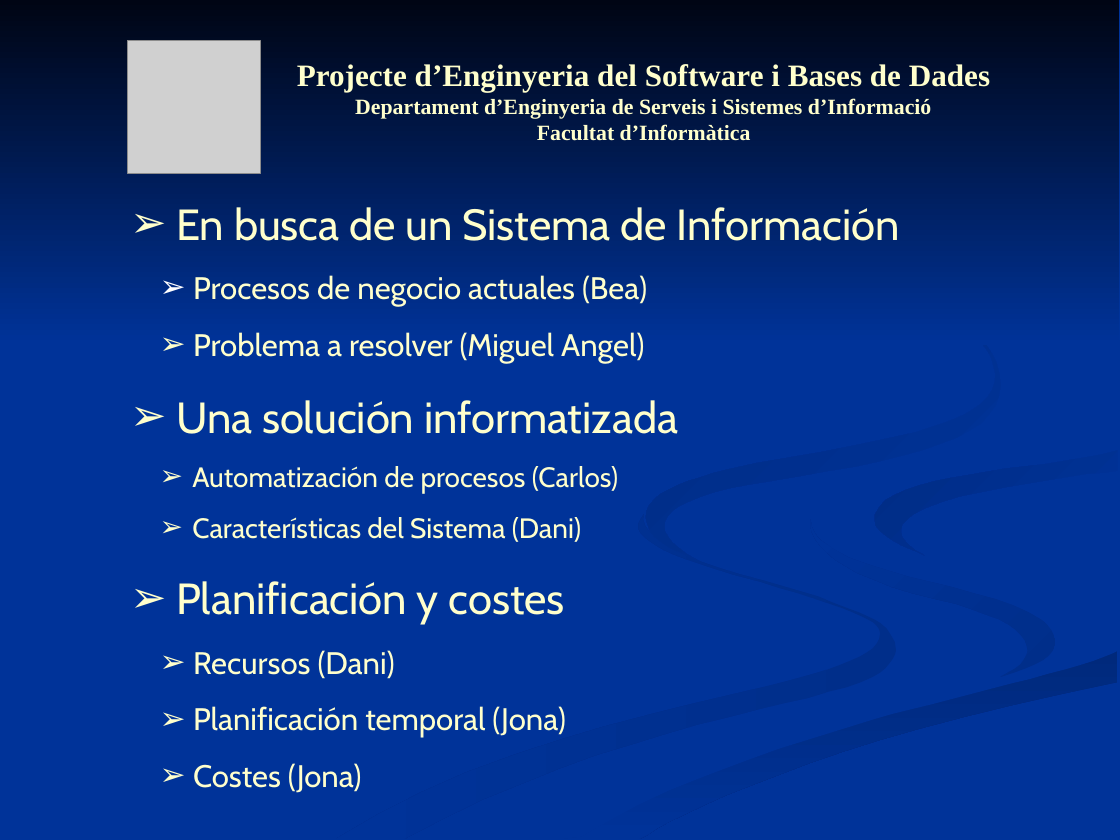
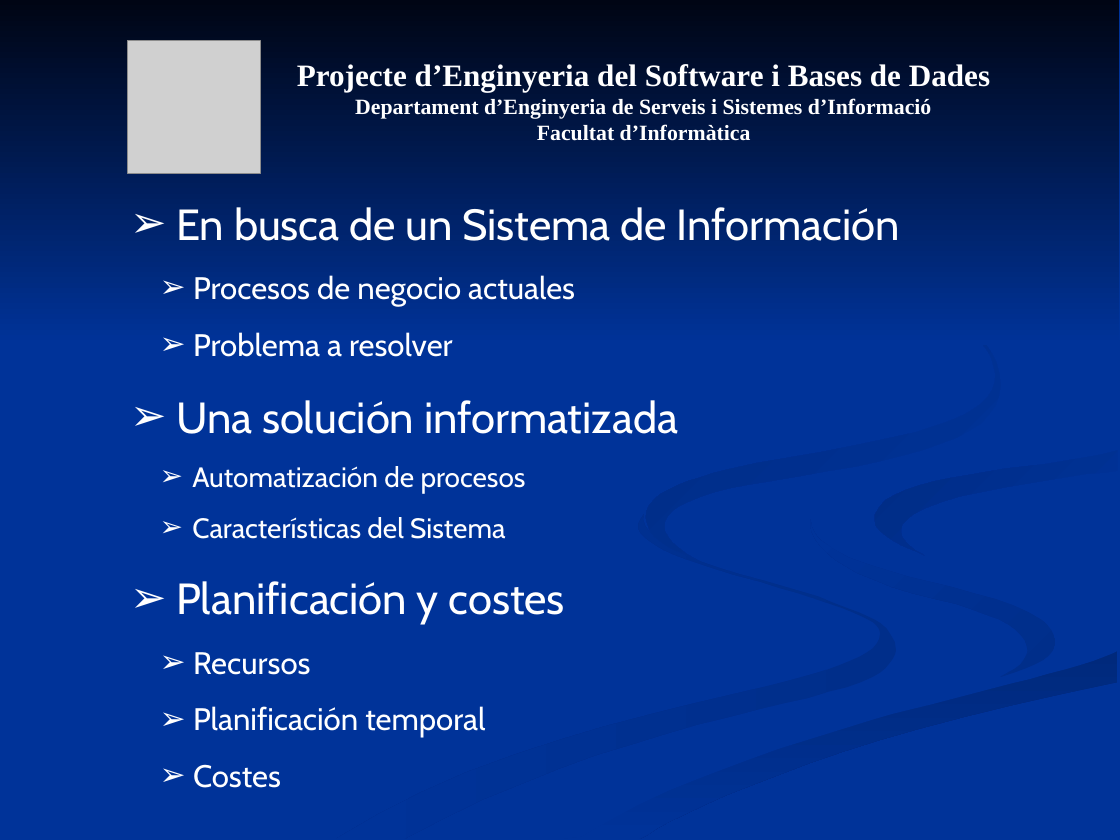
Before and after one commit to mvm9289/escfib, a slide deck: slide 2 of Docs/0910Q2-08-I-1-1.0-Presentacion.ppt. Drawn at 1120x840 pixels with LibreOffice and Linux fonts; fonts in the diff are those of the drawing; grey boxes stand for pictures. Boxes give left, top, right and bottom in pixels: in the first picture for what was removed or moved away, otherwise in the second. Text is boxed around its words. In the diff, an @@ line names an element or a change of style, - is before the commit and + after.

Commit message:
Modificadas algunas cosas, añadidas otras. Falta solo la parte de RECURSOS que yo no tengo ni flowers

```diff
--- a/Docs/0910Q2-08-I-1-1.0-Presentacion.ppt
+++ b/Docs/0910Q2-08-I-1-1.0-Presentacion.ppt
@@ text "Projecte d’Enginyeria del Software i ..." at bbox=[297, 64, 990, 141]: text colour #FFFFCC to #FFFFFF @@
@@ text at bbox=[176, 207, 900, 625]: text colour #FFFFCC to #FFFFFF in "En busca de un Sistema de Información", "Una solución informatizada", "Planificación y costes"; bullet colour #FFFFCC to #FFFFFF @@
@@ text at bbox=[193, 275, 575, 357]: text changed; text colour #FFFFCC to #FFFFFF @@
-  ➢ Procesos de negocio actuales (Bea)
-  ➢ Problema a resolver (Miguel Angel)
+  ➢ Procesos de negocio actuales
+  ➢ Problema a resolver
@@ text at bbox=[192, 466, 526, 539]: text changed; text colour #FFFFCC to #FFFFFF @@
-  ➢ Automatización de procesos (Carlos)
-  ➢ Características del Sistema (Dani)
+  ➢ Automatización de procesos
+  ➢ Características del Sistema
@@ text at bbox=[193, 652, 485, 788]: text changed; text colour #FFFFCC to #FFFFFF @@
-  ➢ Recursos (Dani)
-  ➢ Planificación temporal (Jona)
-  ➢ Costes (Jona)
+  ➢ Recursos
+  ➢ Planificación temporal
+  ➢ Costes
```
Also in this commit, not shown: 11 other slides changed.
